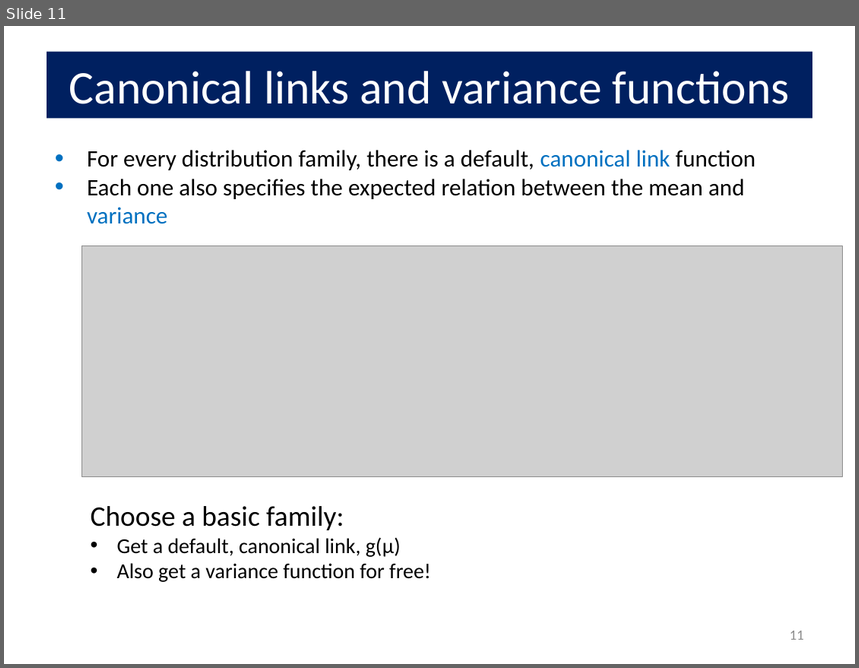
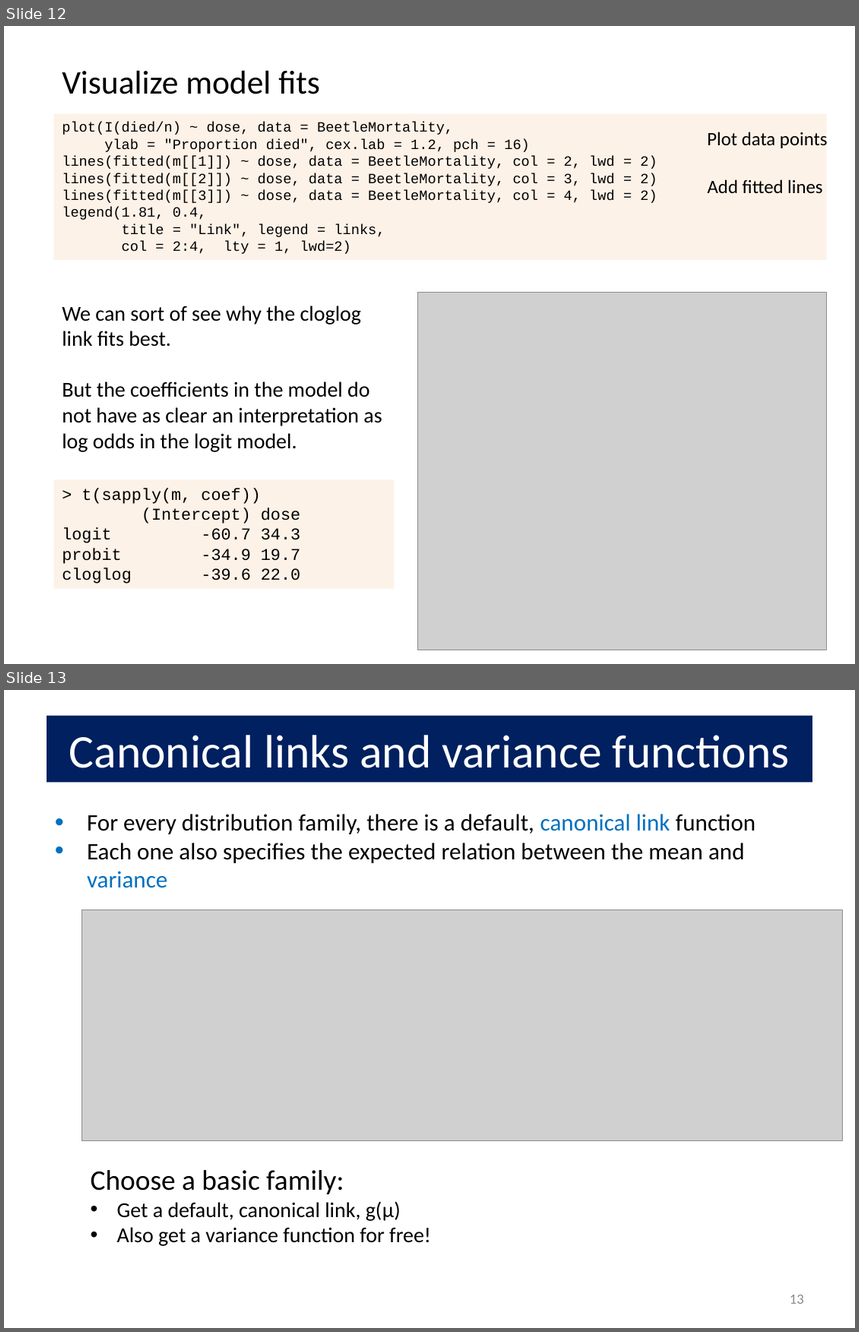
Before and after one commit to friendly/psy6136, a slide deck: docs/lectures/09-CountData.pptx. Shown one above the other, each under a label of ours: slide 11 before the commit, slides 12 and 13 after it. The pictures are 859x668 and 859x1332 pixels, drawn with LibreOffice and Linux fonts; fonts in the diff are those of the drawing; grey boxes stand for pictures. Boxes give left, top, right and bottom in pixels: in the first picture for what was removed or moved away, otherwise in the second. Text is boxed around its words. In the diff, an @@ line names an element or a change of style, - is before the commit and + after.

```diff
--- a/docs/lectures/09-CountData.pptx
+++ b/docs/lectures/09-CountData.pptx
@@ slide 12 added at [4, 26, 855, 664], background #FFFFFF @@
@@ text added at [62, 70, 320, 94], 28 pt, text #000000 @@
+Visualize model fits
@@ rectangle added at [53, 113, 826, 260], fill #FDEADA at 60% opacity, 12 pt, text #000000 @@
+plot(I(died/n) ~ dose, data = BeetleMortality,
+ylab = "Proportion died", cex.lab = 1.2, pch = 16)
+lines(fitted(m[[1]]) ~ dose, data = BeetleMortality, col = 2, lwd = 2)
+lines(fitted(m[[2]]) ~ dose, data = BeetleMortality, col = 3, lwd = 2)
+lines(fitted(m[[3]]) ~ dose, data = BeetleMortality, col = 4, lwd = 2)
+legend(1.81, 0.4,
+title = "Link", legend = links,
+col = 2:4, lty = 1, lwd=2)
@@ text added at [707, 132, 828, 148], 16 pt, text #000000 @@
+Plot data points
@@ text added at [708, 180, 823, 194], 16 pt, text #000000 @@
+Add fitted lines
@@ picture added at [417, 293, 826, 650] @@
@@ text added at [62, 306, 382, 452], 18 pt, text #000000 @@
+We can sort of see why the cloglog link fits best.
+But the coefficients in the model do not have as clear an interpretation as log odds in the logit model.
@@ rectangle added at [53, 480, 394, 588], fill #FDEADA at 60% opacity, 14 pt, text #000000 @@
+> t(sapply(m, coef))
+(Intercept) dose
+logit -60.7 34.3
+probit -34.9 19.7
+cloglog -39.6 22.0
@@ what was slide 11 is now slide 13 @@
@@ page number at [790, 1295, 804, 1304]: text changed @@
-11
+13
```
Also in this commit, not shown: 10 slides changed, 1 other slide added, 10 other files.
